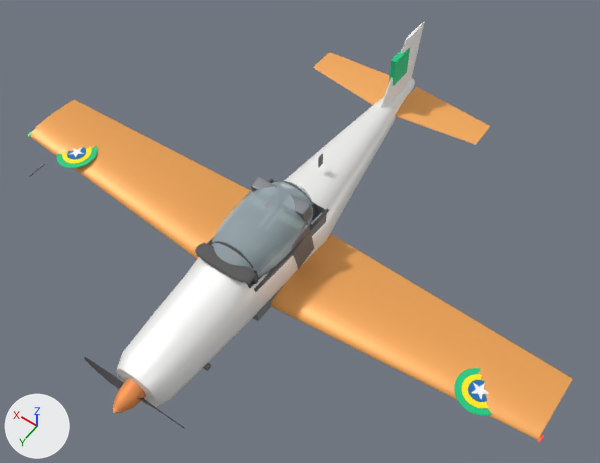
The glTF model malhas/Aeronave_T25.glb as it was, and as the next commit left it.
Camera for both pictures: a camera (50 mm lens) standing at (-5.64, 6.94, 11.68) and looking at (-0.29, -0.55, -0.09). The axes (+X, +Y, +Z) are drawn at lower left. The lights are the same throughout. The picture after the commit comes second.

Names of what the first picture shows: 'Asa@SmoothPlastic@E8661A', 'Asa@SmoothPlastic@E8661A.001', 'AssentoEstrutura@Metal@303236', 'Canopi@Glass@96BECD@0.55', 'Deriva@SmoothPlastic@ECECE8', 'Estabilizador@SmoothPlastic@E8661A', 'Estabilizador@SmoothPlastic@E8661A.001', 'Fuselagem@SmoothPlastic@ECECE8', 'InteriorCabine@SmoothPlastic@34383C', 'ParaSol@Fabric@1C1C1C', 'Spinner@SmoothPlastic@E24E16' and 15 more.
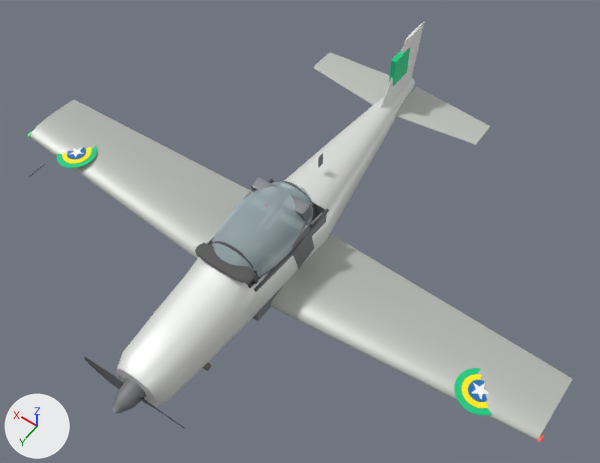
Diff of the bpy script that builds the scene:
```diff
--- a/malhas/Aeronave_T25.glb.py
+++ b/malhas/Aeronave_T25.glb.py
@@ me_asa_smoothplastic_e8661a @@
 me_asa_smoothplastic_e8661a.from_pydata(...)  # 172 vertices, 340 faces; spans x 0.5..5.5, y -1.17..0.78, z -0.71..-0.06
-me_asa_smoothplastic_e8661a.materials.append(mat_asa_smoothplastic_e8661a)  # orange #f5aa5a
+me_asa_smoothplastic_e8661a.materials.append(mat_asa_smoothplastic_80867c)  # light grey #bcc0b9
@@ me_asa_smoothplastic_e8661a_001 @@
 me_asa_smoothplastic_e8661a_001.from_pydata(...)  # 172 vertices, 340 faces; spans x -5.5..-0.5, y -1.17..0.78, z -0.71..-0.06
-me_asa_smoothplastic_e8661a_001.materials.append(mat_asa_smoothplastic_e8661a_001)  # orange #f5aa5a
+me_asa_smoothplastic_e8661a_001.materials.append(mat_asa_smoothplastic_80867c_001)  # light grey #bcc0b9
@@ me_estabilizador_smoothplastic_e8661a @@
 me_estabilizador_smoothplastic_e8661a.from_pydata(...)  # 54 vertices, 104 faces; spans x 0.15..1.9, y -4.85..-3.85, z 0.08..0.16
-me_estabilizador_smoothplastic_e8661a.materials.append(mat_estabilizador_smoothplastic_e8661a)  # orange #f5aa5a
+me_estabilizador_smoothplastic_e8661a.materials.append(mat_estabilizador_smoothplastic_80867c)  # light grey #bcc0b9
@@ me_estabilizador_smoothplastic_e8661a_001 @@
 me_estabilizador_smoothplastic_e8661a_001.from_pydata(...)  # 54 vertices, 104 faces; spans x -1.9..-0.15, y -4.85..-3.85, z 0.08..0.16
-me_estabilizador_smoothplastic_e8661a_001.materials.append(mat_estabilizador_smoothplastic_e8661a_001)  # orange #f5aa5a
+me_estabilizador_smoothplastic_e8661a_001.materials.append(mat_estabilizador_smoothplastic_80867c_001)  # light grey #bcc0b9
@@ me_spinner_smoothplastic_e24e16 @@
 me_spinner_smoothplastic_e24e16.from_pydata(...)  # 98 vertices, 192 faces; spans x -0.2..0.2, y 3.43..3.97, z -0.32..0.08
-me_spinner_smoothplastic_e24e16.materials.append(mat_spinner_smoothplastic_e24e16)  # orange #f29653
+me_spinner_smoothplastic_e24e16.materials.append(mat_spinner_smoothplastic_343638)  # grey #7d7f81
```

Pixel boxes [x1, y1, x2, y2] of what changed, in the pictures (600 x 463 px):
'Asa@SmoothPlastic@E8661A.001', recoloured (orange to light grey)
    both: [270, 234, 573, 440]
'Asa@SmoothPlastic@E8661A', recoloured (orange to light grey)
    both: [30, 100, 253, 259]
'Estabilizador@SmoothPlastic@E8661A.001', recoloured (orange to light grey)
    both: [395, 87, 490, 145]
'Estabilizador@SmoothPlastic@E8661A', recoloured (orange to light grey)
    both: [313, 52, 390, 105]
'Spinner@SmoothPlastic@E24E16', recoloured (orange to grey)
    both: [113, 379, 146, 413]
